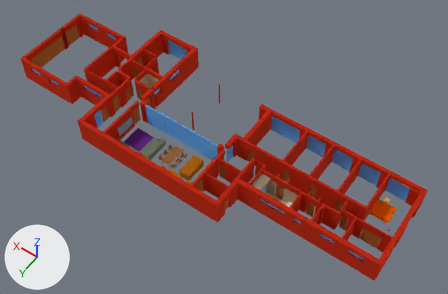
An edit to the glTF model models/ground_floor.glb, drawn before and after from the same camera.
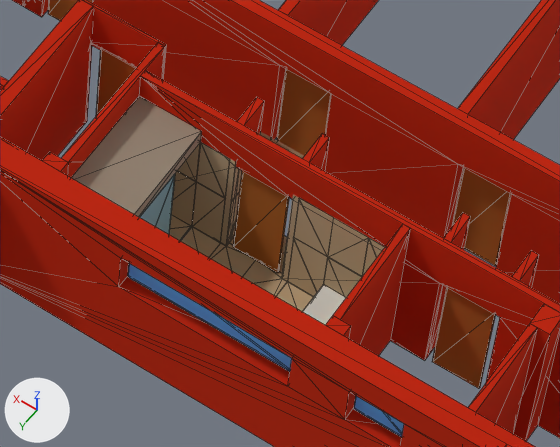
The first picture shows the older version from a 50 mm camera at (-3.6, 41.4, 52.4) aimed at (20.1, 8.2, 0.3). The close-ups show the older and then the newer version on the part from 54% to 72% of the width and 54% to 77% of the height of that picture. Only the edits that show in the close-ups are written down. The lights are fixed; the arrows at lower left show +X, +Y and +Z. The close-ups show mesh edges as thin lines. Where no turn or scale is listed for an object, it has been applied to the vertices.

Script lines for the objects in view, before the commit:
```python
me_door__d_op11 = bpy.data.meshes.new('door__D-OP11__')
me_door__d_op11.from_pydata(...)  # a box spanning x 0.0..0.8, y 0.0..0.04, z 0.0..2.09
me_door__d_op11.materials.append(mat_mat_2)  # orange #d28c46
me_door__d_op17 = bpy.data.meshes.new('door__D-OP17__')
me_door__d_op17.from_pydata(...)  # a box spanning x 0.0..0.8, y 0.0..0.04, z 0.0..2.09
me_door__d_op17.materials.append(mat_mat_2)  # orange #d28c46
me_masonry__w_041 = bpy.data.meshes.new('masonry__W-041__')
me_masonry__w_041.from_pydata(...)  # a box spanning x -0.09..0.09, y 0.19..4.86, z 0.0..3.0
me_masonry__w_041.materials.append(mat_mat_0)  # red #e14628
ob_door__d_op11 = bpy.data.objects.new('door__D-OP11__', me_door__d_op11)
ob_door__d_op11.location = (8.1, 10.07, 0.0)
ob_door__d_op17 = bpy.data.objects.new('door__D-OP17__', me_door__d_op17)
ob_door__d_op17.location = (11.6, 10.07, 0.0)
ob_masonry__w_041 = bpy.data.objects.new('masonry__W-041__', me_masonry__w_041)
ob_masonry__w_041.location = (10.04, 3.09, 0.0)
# also in view: 'door__D-OP14__' at (9.4, 8.1, 1.0); 'masonry__W-048__' at (15.6, 10.9, 1.5); 'masonry__W-045__' at (14.3, 10.8, 1.5); 'door__D-OP18__' at (12.5, 8.1, 1.0); 'masonry__W-026__' at (7.9, 12.5, 1.5)
```
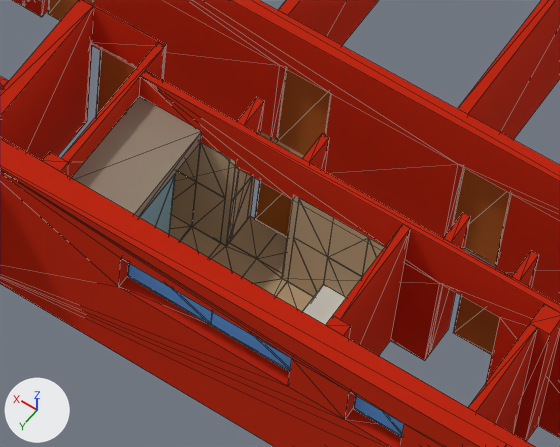
Pixel boxes (x1, y1, x2, y2) of what changed, in the close-ups (560 x 447 px):
'door__D-OP11__', moved
    before: (432, 287, 495, 389)
    after: (454, 295, 500, 355)
'door__D-OP17__', moved
    before: (233, 171, 289, 273)
    after: (255, 181, 292, 238)
'glazing__WIN-OP15__.001', unchanged, uncovered by the edit
    after: (128, 263, 212, 325)
'floor_tile.033', unchanged, uncovered by the edit
    before: (230, 237, 234, 244)
    after: (230, 216, 277, 258)

The edits, one by one:
Object 'door__D-OP11__' (ob_door__d_op11) moves from (8.1, 10.07, 0.0) to (8.1, 9.46, 0.0).
Object 'door__D-OP17__' (ob_door__d_op17) moves from (11.6, 10.07, 0.0) to (11.6, 9.46, 0.0).
